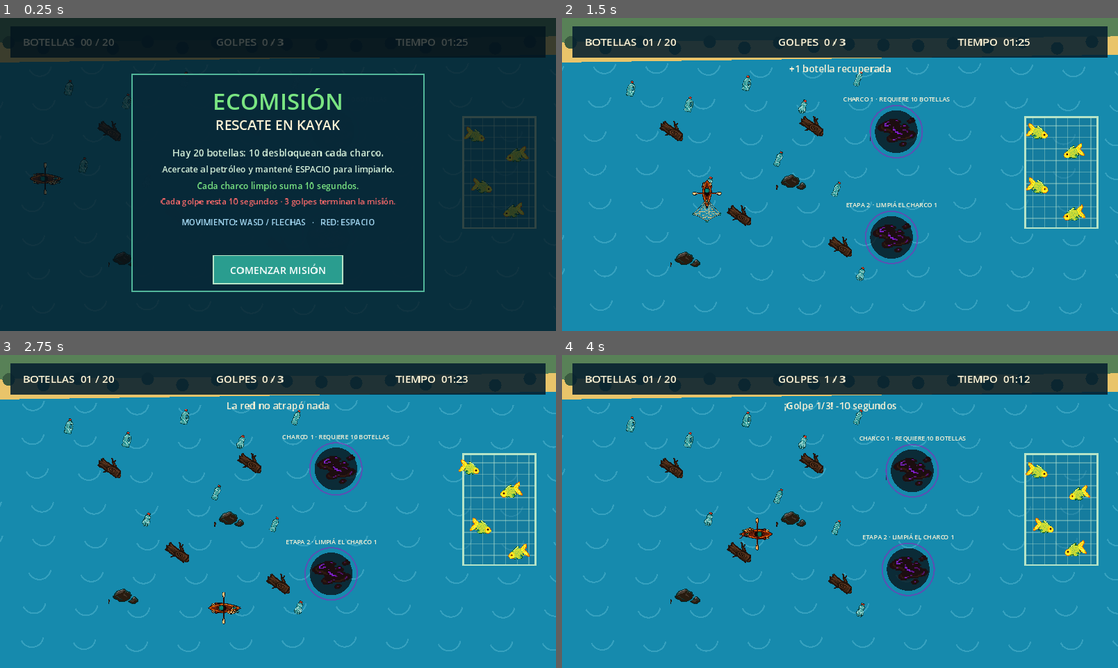
Above: before the commit, frames 1-4 (two rows, left to right).
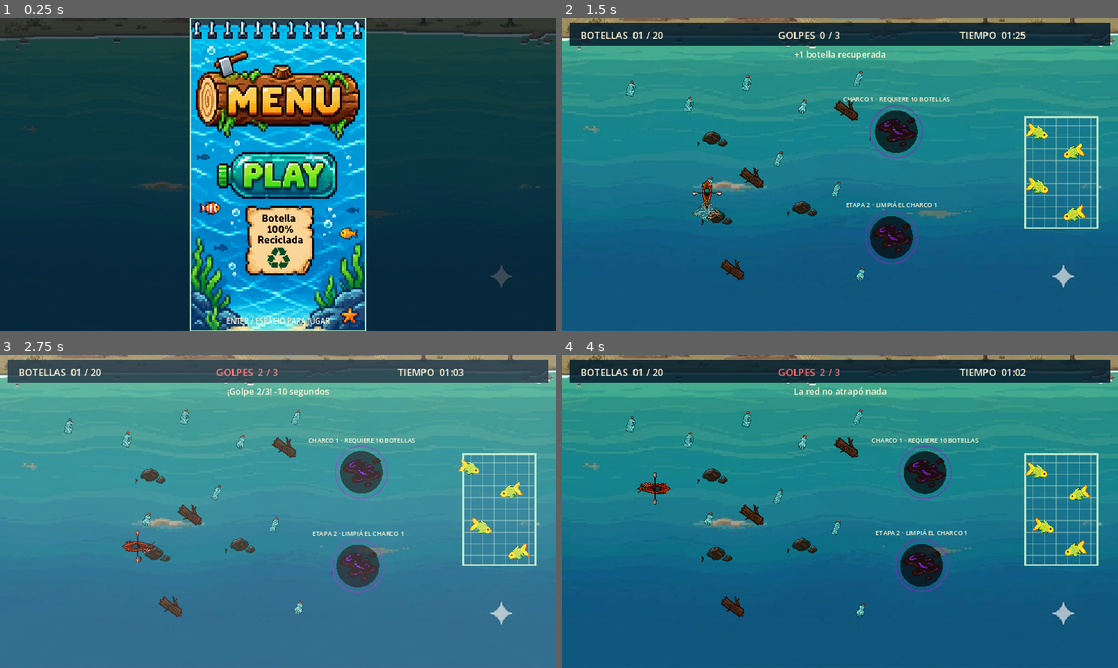
Above: after the commit, the same moments.

Repository: zeba673/Desafio2-Hackathon-SanRafael-2026
Game: Godot game, scene res://main.tscn
The game is run twice, just before and just after one commit, with the same random seed, the same clock (stepped at 60 frames per second) and the same inputs. Sound files missing from this copy of the repository are replaced by a short silence.
Inputs (mouse positions are in pixels of both pictures, inside the frame that each line leads up to):
- Up to frame 1 (0.25 s): no input
- Up to frame 2 (1.5 s): tap Enter at 0.5, 0.6 s; move the mouse to (962, 158) at 0.52 s; hold D 0.53-1.28 s; hold Space 0.53-1.28 s; click (962, 158) at 0.67 s; move the mouse to (728, 190) at 1.27 s; hold S from 1.28 s (still down); tap Space at 1.35 s; click (728, 190) at 1.42 s
- Up to frame 3 (2.75 s): tap Space at 1.52, 1.82 s; tap Enter at 1.55, 2.1 s; move the mouse to (333, 442) at 2.02 s; release S at 2.03 s; hold D from 2.03 s (still down); hold Space from 2.03 s (still down); click (333, 442) at 2.17 s
- Up to frame 4 (4 s): move the mouse to (812, 574) at 2.77 s; release D at 2.78 s; release Space at 2.78 s; hold W 2.78-3.53 s; tap Enter at 2.85 s; click (812, 574) at 2.92 s; tap Space at 3.02, 3.32 s; move the mouse to (1006, 558) at 3.52 s; hold A from 3.53 s (still down); hold Space from 3.53 s (still down); click (1006, 558) at 3.67 s

The runs differ from the first frame. In frame 1, 41% of the frame differs, in the area x 0-100%, y 0-100%; in frame 2, 87%; in frame 3, 98%; in frame 4, 89%.

Commit message:
Integrate new menu and river background

Diff:
--- a/main.gd
+++ b/main.gd
@@ -6,6 +6,8 @@
 const KAYAK_SHEET = preload("res://assets/kayak-net-sprites-transparent.png")
 const OBJECT_SHEET = preload("res://assets/river-object-sprites.png")
 const FISH_STATE_SHEET = preload("res://assets/fish-state-sprites.png")
+const MENU_BACKGROUND = preload("res://assets/menu-inicial.png")
+const GAME_BACKGROUND = preload("res://assets/fondo-rio-san-rafael.png")
 const RIVER_AMBIENCE = preload("res://assets/audio/river_ambience.wav")
 const WATER_IMPACT = preload("res://assets/audio/water_impact.wav")
 const COLLECT_SOUND = preload("res://assets/audio/collect.wav")
@@ -22,6 +24,10 @@
 const OIL_RADIUS := 54.0
 const OIL_CLEAN_RATE := 14.0
 const FISH_CAGE := Rect2(960, 205, 150, 230)
+const MENU_IMAGE_RECT := Rect2(394, 0, 364, 648)
+const MENU_PLAY_RECT := Rect2(448, 276, 256, 104)
+const END_BUTTON_RECT := Rect2(442, 492, 268, 58)
+const OBSTACLE_COUNT := 6
 const OIL_START_A := Vector2(690, 235)
 const OIL_START_B := Vector2(680, 455)
 const OIL_TARGET_A := Vector2(915, 265)
@@ -62,17 +68,15 @@
 	Vector2(145, 465), Vector2(280, 530), Vector2(415, 455), Vector2(540, 535), Vector2(635, 410)
 ]
 
-var rock_spawns := [
-	Vector2(220, 235), Vector2(360, 410), Vector2(510, 225),
-	Vector2(255, 500), Vector2(475, 340), Vector2(570, 475)
-]
 var rocks: Array[Vector2] = []
+var obstacle_rng := RandomNumberGenerator.new()
 
 func _ready() -> void:
 	get_window().title = "EcoMisión: Rescate en Kayak"
 	texture_filter = CanvasItem.TEXTURE_FILTER_NEAREST
 	bottles.assign(bottle_wave_one)
-	rocks.assign(rock_spawns)
+	obstacle_rng.randomize()
+	randomize_obstacles()
 	start_ambience()
 	if "--self-test" in OS.get_cmdline_user_args():
 		run_self_test()
@@ -101,6 +105,11 @@
 
 func run_self_test() -> void:
 	assert(cage_blocks(FISH_CAGE.get_center()) and not cage_blocks(Vector2(100, 100)))
+	start_game()
+	player = rocks[0]
+	hit_cooldown = 1.0
+	update_game(0.0)
+	assert(player.distance_to(rocks[0]) >= 28.9 and hit_count == 0)
 	start_game()
 	bottles_collected = 9
 	assert(not oil_is_unlocked(0))
@@ -178,14 +187,17 @@
 			notice = "La jaula protege a los peces"
 			notice_time = 0.5
 	for rock in rocks:
-		if player.distance_to(rock) < 29.0 and hit_cooldown <= 0.0:
+		if player.distance_to(rock) < 29.0:
 			var push_direction := rock.direction_to(player)
 			if push_direction == Vector2.ZERO:
 				push_direction = Vector2.LEFT
-			player = previous + push_direction * 44.0
+			player = previous
+			if player.distance_to(rock) < 29.0:
+				player = rock + push_direction * 29.0
 			player.x = clampf(player.x, 28.0, SCREEN.x - 28.0)
 			player.y = clampf(player.y, 94.0, SCREEN.y - 28.0)
-			hit_rock()
+			if hit_cooldown <= 0.0:
+				hit_rock()
 			break
 
 	var touched_oil := get_touched_oil()
@@ -205,6 +217,35 @@
 
 func cage_blocks(candidate_position: Vector2) -> bool:
 	return FISH_CAGE.grow(28.0).has_point(candidate_position)
+
+
+func randomize_obstacles() -> void:
+	rocks.clear()
+	var attempts := 0
+	while rocks.size() < OBSTACLE_COUNT and attempts < 300:
+		attempts += 1
+		var candidate := Vector2(
+			obstacle_rng.randf_range(185.0, 625.0),
+			obstacle_rng.randf_range(135.0, 565.0)
+		)
+		if obstacle_position_is_safe(candidate):
+			rocks.append(candidate)
+
+
+func obstacle_position_is_safe(candidate: Vector2) -> bool:
+	if candidate.distance_to(Vector2(105, 330)) < 105.0:
+		return false
+	if candidate.distance_to(OIL_START_A) < 115.0 or candidate.distance_to(OIL_START_B) < 115.0:
+		return false
+	if FISH_CAGE.grow(75.0).has_point(candidate):
+		return false
+	for bottle in bottle_wave_one + bottle_wave_two:
+		if candidate.distance_to(bottle) < 62.0:
+			return false
+	for rock in rocks:
+		if candidate.distance_to(rock) < 86.0:
+			return false
+	return true
 
 
 func get_touched_oil() -> int:
@@ -300,7 +341,7 @@
 	direction = Vector2.RIGHT
 	bottles.assign(bottle_wave_one)
 	bottles_collected = 0
-	rocks.assign(rock_spawns)
+	randomize_obstacles()
 	time_left = GAME_TIME
 	oil_cleanups = [0.0, 0.0]
 	oil_centers = [OIL_START_A, OIL_START_B]
@@ -335,13 +376,16 @@
 		elif event.keycode in [KEY_ENTER, KEY_SPACE] and state != GameState.PLAYING:
 			start_game()
 	elif event is InputEventMouseButton and event.pressed and event.button_index == MOUSE_BUTTON_LEFT:
-		if state != GameState.PLAYING and Rect2(442, 492, 268, 58).has_point(event.position):
+		var button_rect := MENU_PLAY_RECT if state == GameState.MENU else END_BUTTON_RECT
+		if state != GameState.PLAYING and button_rect.has_point(event.position):
 			start_game()
 
 
 func _draw() -> void:
-	draw_water()
-	draw_shores()
+	if state == GameState.MENU:
+		draw_menu()
+		return
+	draw_game_background()
 	draw_fish_cage()
 	for index in oil_centers.size():
 		draw_oil(index)
@@ -351,28 +395,16 @@
 		draw_bottle(bottle)
 	draw_kayak()
 	draw_hud()
-	if state == GameState.MENU:
-		draw_menu()
-	elif state in [GameState.WON, GameState.LOST]:
+	if state in [GameState.WON, GameState.LOST]:
 		draw_end_screen()
 	if flash > 0.0:
 		draw_rect(Rect2(Vector2.ZERO, SCREEN), Color(1, 1, 1, flash * 0.45))
 
 
-func draw_water() -> void:
-	draw_rect(Rect2(Vector2.ZERO, SCREEN), WATER)
-	for row in range(8):
-		for column in range(12):
-			var x := float(column * 108 - 30) + sin(wave_time * 1.5 + row) * 12.0
-			var y := float(95 + row * 70) + cos(wave_time + column) * 5.0
-			draw_arc(Vector2(x, y), 24.0, 0.15, 2.7, 18, Color(0.65, 0.94, 1.0, 0.22), 3.0)
-
-
-func draw_shores() -> void:
-	draw_colored_polygon(PackedVector2Array([Vector2.ZERO, Vector2(SCREEN.x, 0), Vector2(SCREEN.x, 76), Vector2(0, 92)]), Color("#e9c46a"))
-	draw_colored_polygon(PackedVector2Array([Vector2(0, 0), Vector2(SCREEN.x, 0), Vector2(SCREEN.x, 38), Vector2(0, 50)]), Color("#588157"))
-	for x in range(18, 1152, 72):
-		draw_circle(Vector2(x, 56 + sin(float(x)) * 7.0), 13.0, Color("#3a5a40"))
+func draw_game_background() -> void:
+	# Recorta solo parte del cielo para conservar la mayor superficie jugable de agua.
+	draw_texture_rect_region(GAME_BACKGROUND, Rect2(Vector2.ZERO, SCREEN), Rect2(0, 148, 1024, 576))
+	draw_rect(Rect2(0, 88, SCREEN.x, SCREEN.y - 88), Color(0.0, 0.12, 0.2, 0.08), true)
 
 
 func draw_oil(index: int) -> void:
@@ -458,26 +490,22 @@
 
 func draw_hud() -> void:
 	var font := ThemeDB.fallback_font
-	draw_rect(Rect2(22, 18, 1108, 64), Color(0.02, 0.12, 0.18, 0.88), true)
-	draw_string(font, Vector2(48, 58), "BOTELLAS  %02d / %02d" % [collected_bottles(), BOTTLE_TOTAL], HORIZONTAL_ALIGNMENT_LEFT, -1, 22, CREAM)
-	draw_string(font, Vector2(448, 58), "GOLPES  %d / %d" % [hit_count, MAX_HITS], HORIZONTAL_ALIGNMENT_LEFT, -1, 22, CORAL if hit_count >= 2 else CREAM)
+	draw_rect(Rect2(16, 10, 1120, 48), Color(0.02, 0.12, 0.18, 0.88), true)
+	draw_string(font, Vector2(38, 43), "BOTELLAS  %02d / %02d" % [collected_bottles(), BOTTLE_TOTAL], HORIZONTAL_ALIGNMENT_LEFT, -1, 20, CREAM)
+	draw_string(font, Vector2(448, 43), "GOLPES  %d / %d" % [hit_count, MAX_HITS], HORIZONTAL_ALIGNMENT_LEFT, -1, 20, CORAL if hit_count >= 2 else CREAM)
 	var seconds := maxi(0, ceili(time_left))
-	draw_string(font, Vector2(820, 58), "TIEMPO  %02d:%02d" % [int(seconds / 60.0), seconds % 60], HORIZONTAL_ALIGNMENT_LEFT, -1, 22, CREAM)
+	draw_string(font, Vector2(824, 43), "TIEMPO  %02d:%02d" % [int(seconds / 60.0), seconds % 60], HORIZONTAL_ALIGNMENT_LEFT, -1, 20, CREAM)
 	if notice_time > 0.0 and state == GameState.PLAYING:
-		draw_centered(notice, 112, 20, CREAM)
+		draw_centered(notice, 82, 18, CREAM)
 
 
 func draw_menu() -> void:
-	draw_rect(Rect2(0, 0, SCREEN.x, SCREEN.y), Color(0.015, 0.07, 0.1, 0.76), true)
-	draw_panel(Rect2(274, 116, 604, 450))
-	draw_centered("ECOMISIÓN", 190, 48, GREEN)
-	draw_centered("RESCATE EN KAYAK", 232, 28, CREAM)
-	draw_centered("Hay 20 botellas: 10 desbloquean cada charco.", 286, 20, Color("#d8f3dc"))
-	draw_centered("Acercate al petróleo y mantené ESPACIO para limpiarlo.", 320, 18, Color("#d8f3dc"))
-	draw_centered("Cada charco limpio suma 10 segundos.", 354, 18, GREEN)
-	draw_centered("Cada golpe resta 10 segundos · 3 golpes terminan la misión.", 386, 17, CORAL)
-	draw_centered("MOVIMIENTO: WASD / FLECHAS   ·   RED: ESPACIO", 429, 17, Color("#a9def9"))
-	draw_button("COMENZAR MISIÓN")
+	draw_texture_rect_region(GAME_BACKGROUND, Rect2(Vector2.ZERO, SCREEN), Rect2(0, 148, 1024, 576))
+	draw_rect(Rect2(Vector2.ZERO, SCREEN), Color(0.01, 0.06, 0.1, 0.68), true)
+	draw_texture_rect(MENU_BACKGROUND, MENU_IMAGE_RECT, false)
+	draw_rect(MENU_IMAGE_RECT, Color("#b7e4c7"), false, 3.0)
+	draw_rect(MENU_PLAY_RECT, Color(1, 1, 1, 0.001), true)
+	draw_centered("ENTER / ESPACIO PARA JUGAR", 633, 15, CREAM)
 
 
 func draw_end_screen() -> void:
Binary file added: assets/fondo-rio-san-rafael.png
Not shown, added: assets/fondo-rio-san-rafael.png.import
Binary file added: assets/menu-inicial.png
Not shown, added: assets/menu-inicial.png.import
